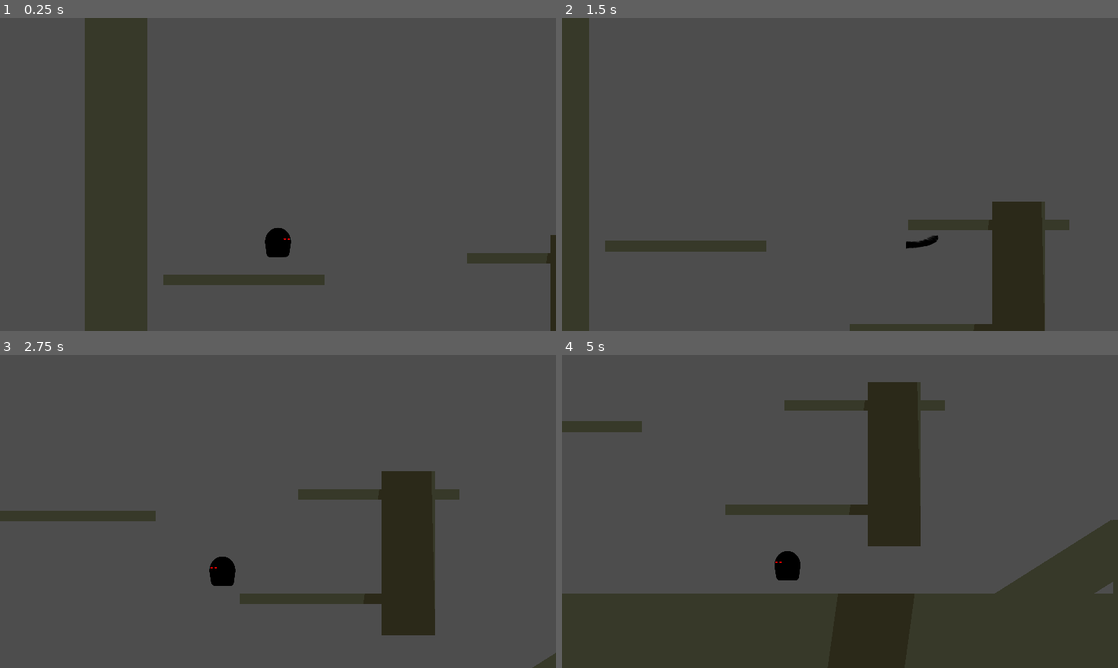
Above: before the commit, frames 1-4 (two rows, left to right).
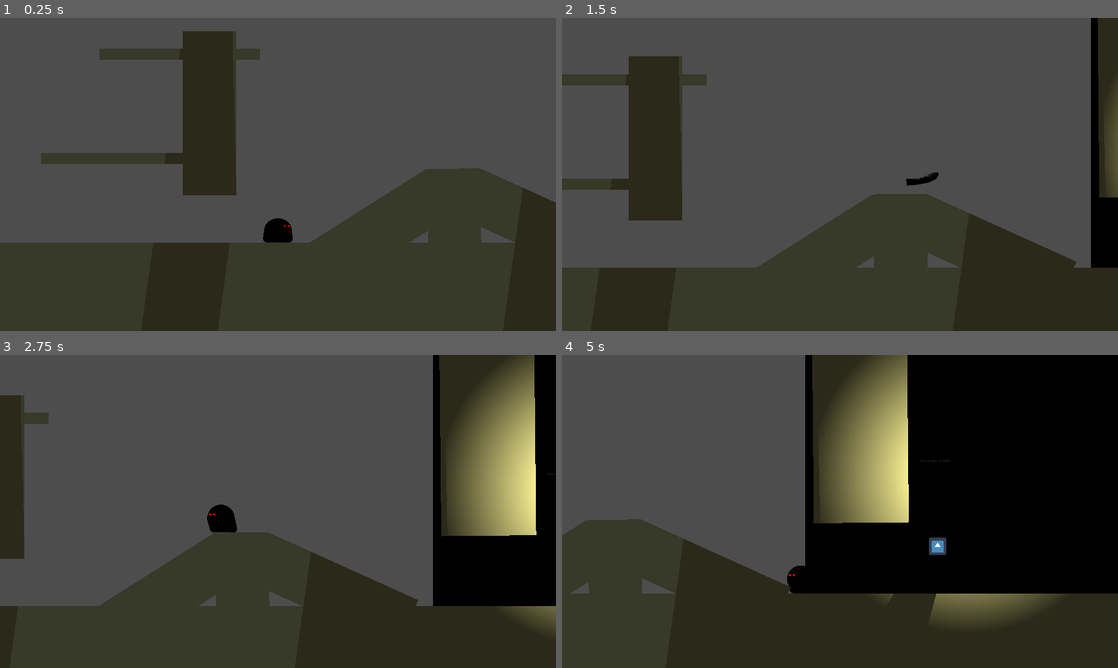
Above: after the commit, the same moments.

Repository: atiixx/piratesoftware_gamejam15
Game: Godot game, scene res://scenes/test_area.tscn
Two runs of this game, one before a commit and one after it. Both use one fixed random seed, a clock stepped at 60 frames per second and the inputs below. The engine's default icon, where the game draws it, is replaced by a stand-in: a white triangle on a blue panel in a dark square.
Inputs (mouse positions are in pixels of both pictures, inside the frame that each line leads up to):
- Up to frame 1 (0.25 s): no input
- Up to frame 2 (1.5 s): move the mouse to (962, 158) at 0.52 s; hold D (right) from 0.53 s (still down); tap Space (jump) at 0.6, 0.77, 1.07 s; move the mouse to (728, 190) at 1.27 s; click (728, 190) at 1.35 s
- Up to frame 3 (2.75 s): tap Space (jump) at 1.52, 1.55, 1.82, 2.1 s; move the mouse to (333, 442) at 2.02 s; release D (right) at 2.03 s; hold A (left) from 2.03 s (still down)
- Up to frame 4 (5 s): move the mouse to (812, 574) at 2.77 s; release A (left) at 2.78 s; hold D (right) 2.78-4.28 s; click (812, 574) at 2.85 s; tap Space (jump) at 3.02, 3.05, 3.32, 3.6, 3.77, 4.07, 4.52, 4.55, 4.82 s; move the mouse to (1006, 558) at 3.52 s; move the mouse to (673, 464) at 4.27 s; hold A (left) from 4.28 s (still down); click (673, 464) at 4.35 s

The runs differ from the first frame. In frame 1, 44% of the frame differs, in the area x 0-100%, y 0-100%; in frame 2, 39%; in frame 3, 50%; in frame 4, 51%, in the area x 0-100%, y 0-84%.
Error in both runs: Invalid assignment of property or key 'state_machine' with value of type 'Node (ModeStateMachine)' on a base object of type 'Node (BasicModeState.gd)'. (res://…

Commit message:
feat: slope movement working

Diff:
--- /dev/null
+++ b/enums.gd
@@ -0,0 +1,16 @@
+extends Node
+
+enum WALL_DIRECTION {
+	NONE,
+	LEFT,
+	RIGHT
+}
+
+# Called when the node enters the scene tree for the first time.
+func _ready():
+	pass # Replace with function body.
+
+
+# Called every frame. 'delta' is the elapsed time since the previous frame.
+func _process(delta):
+	pass
--- a/levels/level_1.tscn
+++ b/levels/level_1.tscn
@@ -1,30 +1,40 @@
-[gd_scene load_steps=9 format=3 uid="uid://dldtk1vgx8m7r"]
+[gd_scene load_steps=11 format=3 uid="uid://dldtk1vgx8m7r"]
 
 [ext_resource type="PackedScene" uid="uid://srkw64ecilf1" path="res://scenes/terrain/polygon_terrain.tscn" id="1_5qvht"]
 [ext_resource type="Shader" path="res://shaders/terrain/polygon_inside.gdshader" id="2_6pnvf"]
 [ext_resource type="PackedScene" uid="uid://6n2wgches1ia" path="res://scenes/player/player.tscn" id="3_b6xq5"]
 
-[sub_resource type="ShaderMaterial" id="ShaderMaterial_7e4de"]
+[sub_resource type="ShaderMaterial" id="ShaderMaterial_67b1g"]
 shader = ExtResource("2_6pnvf")
 shader_parameter/color = null
 shader_parameter/highlight_color = null
 
-[sub_resource type="ShaderMaterial" id="ShaderMaterial_ux1jk"]
+[sub_resource type="ShaderMaterial" id="ShaderMaterial_7cabt"]
 shader = ExtResource("2_6pnvf")
 shader_parameter/color = null
 shader_parameter/highlight_color = null
 
-[sub_resource type="ShaderMaterial" id="ShaderMaterial_6x4hu"]
+[sub_resource type="ShaderMaterial" id="ShaderMaterial_bqkhi"]
 shader = ExtResource("2_6pnvf")
 shader_parameter/color = null
 shader_parameter/highlight_color = null
 
-[sub_resource type="ShaderMaterial" id="ShaderMaterial_6w2mj"]
+[sub_resource type="ShaderMaterial" id="ShaderMaterial_128st"]
 shader = ExtResource("2_6pnvf")
 shader_parameter/color = null
 shader_parameter/highlight_color = null
 
-[sub_resource type="ShaderMaterial" id="ShaderMaterial_0y82l"]
+[sub_resource type="ShaderMaterial" id="ShaderMaterial_eybgo"]
+shader = ExtResource("2_6pnvf")
+shader_parameter/color = null
+shader_parameter/highlight_color = null
+
+[sub_resource type="ShaderMaterial" id="ShaderMaterial_0y0gj"]
+shader = ExtResource("2_6pnvf")
+shader_parameter/color = null
+shader_parameter/highlight_color = null
+
+[sub_resource type="ShaderMaterial" id="ShaderMaterial_6ismq"]
 shader = ExtResource("2_6pnvf")
 shader_parameter/color = null
 shader_parameter/highlight_color = null
@@ -34,33 +44,45 @@
 [node name="Map" type="Node" parent="."]
 
 [node name="Polygon2D2" parent="Map" instance=ExtResource("1_5qvht")]
-material = SubResource("ShaderMaterial_7e4de")
+material = SubResource("ShaderMaterial_67b1g")
 position = Vector2(0, -203)
 polygon = PackedVector2Array(-68, -753, 2707, -730, 2733, 520, 2444, 520, 2124, 386, 2116.02, 268.142, -89, 276)
-vertex_colors = PackedColorArray(0.151555, 0.141411, 0, 1, 0.851335, 0.144242, 0, 1, 0.857211, 0.849858, 0, 1, 0.401507, 0.990203, 0, 1, 0.0933265, 0.79089, 0, 1, 0.159247, 0.865907, 0, 1, 0.143482, 0.850564, 0, 1)
+vertex_colors = PackedColorArray(0.151555, 0.141411, 0, 1, 0.851335, 0.144242, 0, 1, 0.857211, 0.849858, 0, 1, 0.401507, 0.990203, 0, 1, 0.0933278, 0.790891, 0, 1, 0.159249, 0.865908, 0, 1, 0.143482, 0.850564, 0, 1)
 
 [node name="Plattform" parent="Map" instance=ExtResource("1_5qvht")]
-material = SubResource("ShaderMaterial_ux1jk")
+material = SubResource("ShaderMaterial_7cabt")
 position = Vector2(1212, 1012)
 polygon = PackedVector2Array(-150, -40, 150, -40, 150, 40, -150, 40)
 vertex_colors = PackedColorArray(0.146447, 0.146447, 0, 1, 0.853553, 0.146447, 0, 1, 0.853553, 0.853553, 0, 1, 0.146447, 0.853553, 0, 1)
 
 [node name="Plattform4" parent="Map" instance=ExtResource("1_5qvht")]
-material = SubResource("ShaderMaterial_6x4hu")
+material = SubResource("ShaderMaterial_bqkhi")
+position = Vector2(1594, 849)
+polygon = PackedVector2Array(-150, -40, 150, -40, 150, 40, -150, 40)
+vertex_colors = PackedColorArray(0.146447, 0.146447, 0, 1, 0.853553, 0.146447, 0, 1, 0.853553, 0.853553, 0, 1, 0.146447, 0.853553, 0, 1)
+
+[node name="Plattform5" parent="Map" instance=ExtResource("1_5qvht")]
+material = SubResource("ShaderMaterial_128st")
 position = Vector2(1594, 849)
 polygon = PackedVector2Array(-150, -40, 150, -40, 150, 40, -150, 40)
 vertex_colors = PackedColorArray(0.146447, 0.146447, 0, 1, 0.853553, 0.146447, 0, 1, 0.853553, 0.853553, 0, 1, 0.146447, 0.853553, 0, 1)
 
 [node name="Plattform3" parent="Map" instance=ExtResource("1_5qvht")]
-material = SubResource("ShaderMaterial_6w2mj")
+material = SubResource("ShaderMaterial_eybgo")
 position = Vector2(2034, 671)
 polygon = PackedVector2Array(-150, -40, 150, -40, 150, 40, -150, 40)
 vertex_colors = PackedColorArray(0.146447, 0.146447, 0, 1, 0.853553, 0.146447, 0, 1, 0.853553, 0.853553, 0, 1, 0.146447, 0.853553, 0, 1)
 
 [node name="Polygon2D" parent="Map" instance=ExtResource("1_5qvht")]
-material = SubResource("ShaderMaterial_0y82l")
-polygon = PackedVector2Array(-1865, -782, -67, -754, -53, 1021, 917, 1017, 919, 1141, 1345, 1359, 2336, 1353, 2344, 528, 2989, 492, 2989, -277, 8475, -320, 8493, 3169, -2161, 3078)
-vertex_colors = PackedColorArray(0.163098, 0.130545, 0, 1, 0 …(171 unchanged characters)… 82, 0, 1, 0.136729, 0.156439, 0, 1, 0.145064, 0.147835, 0, 1, 0.851248, 0.144157, 0, 1, 0.852955, 0.854151, 0, 1, 0.131732, 0.838199, 0, 1)
+material = SubResource("ShaderMaterial_0y0gj")
+polygon = PackedVector2Array(-1865, -782, -67, -754, -53, 1021, 917, 1017, 919, 1141, 1345, 1359, 2336, 1353, 2344, 528, 2989, 492, 2989, -277, 10523, -355, 10510, 3150, -2161, 3078)
+vertex_colors = PackedColorArray(0.163098, 0.130545, 0, 1, 0 …(171 unchanged characters)… 82, 0, 1, 0.136729, 0.156439, 0, 1, 0.144621, 0.148281, 0, 1, 0.852377, 0.145274, 0, 1, 0.851889, 0.85521, 0, 1, 0.132215, 0.838725, 0, 1)
+
+[node name="Polygon2D3" parent="Map" instance=ExtResource("1_5qvht")]
+material = SubResource("ShaderMaterial_6ismq")
+polygon = PackedVector2Array(3974, -2565, 10318, -2606, 10318, -756, 9517, -776, 9524, -2189, 4411, -2148, 4438, -514, 3779, -507, 3745, -2606)
+vertex_colors = PackedColorArray(0.542623, 0.00182003, 0, 1, 0.852409, 0.145306, 0, 1, 0.849113, 0.857939, 0, 1, 0.141198, 0.848225, 0, 1, 0.146989, 0.854095, 0, 1, 0.857865, 0.849189, 0, 1, 0.858319, 0.848723, 0, 1, 0.151219, 0.858262, 0, 1, 0.176015, 0.119167, 0, 1)
 
 [node name="Player" parent="." instance=ExtResource("3_b6xq5")]
-position = Vector2(40, 912)
+position = Vector2(40, 867)
+jump_speed = -700.0
--- a/project.godot
+++ b/project.godot
@@ -14,6 +14,10 @@
 run/main_scene="res://scenes/test_area.tscn"
 config/features=PackedStringArray("4.2", "Forward Plus")
 config/icon="res://icon.svg"
+
+[autoload]
+
+Enums="*res://enums.gd"
 
 [display]
 
--- a/scenes/player/player.tscn
+++ b/scenes/player/player.tscn
@@ -34,8 +34,8 @@
 [ext_resource type="Texture2D" uid="uid://blksbr7k6xhyq" path="res://art/character/DownAttack/downattack3.png" id="27_echa3"]
 [ext_resource type="Texture2D" uid="uid://c2yo1eufcewkd" path="res://art/character/DownAttack/downattack4.png" id="28_sj6nu"]
 
-[sub_resource type="RectangleShape2D" id="RectangleShape2D_lfew3"]
-size = Vector2(94, 100)
+[sub_resource type="CircleShape2D" id="CircleShape2D_8oj0n"]
+radius = 50.0
 
 [sub_resource type="RectangleShape2D" id="RectangleShape2D_orqac"]
 size = Vector2(60, 100)
@@ -562,10 +562,11 @@
 floor_snap_length = 9.0
 script = ExtResource("1_y3w28")
 speed = 750.0
+jump_speed = -1000.0
 
 [node name="CollisionShape2D" type="CollisionShape2D" parent="."]
 rotation = 3.14159
-shape = SubResource("RectangleShape2D_lfew3")
+shape = SubResource("CircleShape2D_8oj0n")
 
 [node name="WallCollisionShape2DLeft" type="CollisionShape2D" parent="."]
 position = Vector2(-17, 0)
@@ -603,13 +604,15 @@
 debug_color = Color(0.984236, 0, 0.345506, 0.42)
 
 [node name="SlideCollisionShape2D" type="CollisionShape2D" parent="."]
+visible = false
 position = Vector2(0, 22)
 shape = SubResource("RectangleShape2D_a6y4r")
+disabled = true
 
 [node name="Sprite2D" type="Sprite2D" parent="."]
 position = Vector2(0, -2)
 scale = Vector2(0.24, 0.24)
-texture = ExtResource("3_v2sxa")
+texture = ExtResource("2_glryq")
 
 [node name="AttackSprite2D" type="Sprite2D" parent="Sprite2D"]
 visible = false
@@ -685,4 +688,30 @@
 wait_time = 0.1
 one_shot = true
 
+[node name="Raycasts" type="Node2D" parent="."]
+
+[node name="FloorDetection" type="RayCast2D" parent="Raycasts"]
+position = Vector2(5, 0)
+target_position = Vector2(0, 80)
+
+[node name="FloorDetection2" type="RayCast2D" parent="Raycasts"]
+position = Vector2(-5, 0)
+target_position = Vector2(0, 80)
+
+[node name="LUpWallDetection" type="RayCast2D" parent="Raycasts"]
+position = Vector2(0, -30)
+target_position = Vector2(-50, 0)
+
+[node name="RUpWallDetection" type="RayCast2D" parent="Raycasts"]
+position = Vector2(0, -30)
+target_position = Vector2(50, 0)
+
+[node name="LDownWallDetection" type="RayCast2D" parent="Raycasts"]
+position = Vector2(0, 30)
+target_position = Vector2(-50, 0)
+
+[node name="RDownWallDetection" type="RayCast2D" parent="Raycasts"]
+position = Vector2(0, 30)
+target_position = Vector2(50, 0)
+
 [connection signal="timeout" from="AttackCooldown" to="." method="_on_cd_timer_timeout"]
--- a/scenes/test_area.tscn
+++ b/scenes/test_area.tscn
@@ -287,4 +287,5 @@
 shadow_enabled = true
 
 [node name="Player" parent="." instance=ExtResource("1_vnexx")]
-position = Vector2(1048, -254)
+position = Vector2(2402, 504)
+jump_speed = -700.0
--- a/scripts/player/player.gd
+++ b/scripts/player/player.gd
@@ -13,6 +13,14 @@
 @onready var down_attack_sprite := $Sprite2D/DownAttackSprite2D
 
 @onready var attack_cd_timer := $AttackCooldown
+@onready var character_state_machine = $CharacterStateMachine
+#Raycasts
+@onready var floor_raycast: RayCast2D = $Raycasts/FloorDetection
+@onready var floor_raycast2: RayCast2D = $Raycasts/FloorDetection2
+@onready var l_up_wall_raycast = $Raycasts/LUpWallDetection
+@onready var r_up_wall_raycast = $Raycasts/RUpWallDetection
+@onready var l_down_wall_raycast = $Raycasts/LDownWallDetection
+@onready var r_down_wall_raycast = $Raycasts/RDownWallDetection
 
 #Collision Shapes
 @onready var collision_shape = $CollisionShape2D
@@ -61,6 +69,7 @@
 	# Add the gravity.
 	velocity.y += gravity * delta
 
+
 func set_attacking(value):
 	is_attacking = value
 	if !value:
@@ -68,4 +77,5 @@
 
 
 func _on_cd_timer_timeout():
-	can_attack = true
+	if character_state_machine.state.name != "Wall":
+		can_attack = true
--- a/scripts/states/characters/player/PlayerFallState.gd
+++ b/scripts/states/characters/player/PlayerFallState.gd
@@ -16,10 +16,13 @@
 	handle_basic_movement(_delta)
 	player.move_and_slide()
 	check_for_transition()
+	handle_slope_rotation()
+
 
 # Virtual function. Called by the state machine upon changing the active state. The `msg` parameter
 # is a dictionary with arbitrary data the state can use to initialize itself.
 func enter(_msg := {}) -> void:
+	name = "Fall"
 	player.gravity *= 2
 	pass
 
@@ -36,6 +39,6 @@
 	if(player.is_on_floor()):
 		state_machine.transition_to("Walking")
 		player.anim_tree_playback.travel("Walk")
-	if(player.is_on_wall_only() and get_wall_press_state() != WALL_DIRECTION.NONE):
+	if(player.is_on_wall_only() and get_wall_press_state() != Enums.WALL_DIRECTION.NONE):
 		state_machine.transition_to("Wall")
 		player.anim_tree_playback.travel("Wall")
--- a/scripts/states/characters/player/PlayerIdleState.gd
+++ b/scripts/states/characters/player/PlayerIdleState.gd
@@ -16,6 +16,8 @@
 	handle_basic_movement(_delta)
 	check_for_transitions()
 	player.move_and_slide()
+	handle_slope_rotation()
+
 
 # Virtual function. Called by the state machine upon changing the active state. The `msg` parameter
 # is a dictionary with arbitrary data the state can use to initialize itself.
@@ -38,6 +40,6 @@
 	if((Input.is_action_just_pressed("left") or Input.is_action_just_pressed("right")) and !player.is_on_wall()):
 		state_machine.transition_to("Walking")
 		player.anim_tree_playback.travel("Walk")
-	if(player.is_on_wall_only() and get_wall_press_state() != WALL_DIRECTION.NONE):
+	if(player.is_on_wall_only() and get_wall_press_state() != Enums.WALL_DIRECTION.NONE):
 		state_machine.transition_to("Wall")
 		player.anim_tree_playback.travel("Wall")
--- a/scripts/states/characters/player/PlayerJumpState.gd
+++ b/scripts/states/characters/player/PlayerJumpState.gd
@@ -17,6 +17,8 @@
 	handle_basic_movement(_delta)
 	player.move_and_slide()
 	check_for_transition()
+	handle_slope_rotation()
+
 
 
 # Virtual function. Called by the state machine upon changing the active state. The `msg` parameter
@@ -25,12 +27,12 @@
 	if !_msg.has("no_boost"):
 		player.velocity.y = player.jump_speed
 	match get_wall_press_state():
-		WALL_DIRECTION.NONE:
+		Enums.WALL_DIRECTION.NONE:
 			pass
-		WALL_DIRECTION.LEFT:
+		Enums.WALL_DIRECTION.LEFT:
 			wall_dash = true
 			player.velocity.x += 1000
-		WALL_DIRECTION.RIGHT:
+		Enums.WALL_DIRECTION.RIGHT:
 			wall_dash = true
 			player.velocity.x -= 1000
 
@@ -42,12 +44,12 @@
 	wall_dash = false
 
 func check_for_transition():
-	if(!player.is_on_floor() and player.velocity.y > 0 and get_wall_press_state() == WALL_DIRECTION.NONE):
+	if(!player.is_on_floor() and player.velocity.y > 0 and get_wall_press_state() == Enums.WALL_DIRECTION.NONE):
 		state_machine.transition_to("Fall")
 		player.anim_tree_playback.travel("Fall")
 	if((Input.is_action_just_pressed("left") or Input.is_action_just_pressed("right")) and player.is_on_floor() and !player.is_on_wall()):
 		state_machine.transition_to("Walking")
 		player.anim_tree_playback.travel("Walk")
-	if(player.is_on_wall_only() and get_wall_press_state() != WALL_DIRECTION.NONE):
+	if(player.is_on_wall_only() and get_wall_press_state() != Enums.WALL_DIRECTION.NONE):
 		state_machine.transition_to("Wall")
 		player.anim_tree_playback.travel("Wall")
--- a/scripts/states/characters/player/PlayerState.gd
+++ b/scripts/states/characters/player/PlayerState.gd
@@ -3,11 +3,6 @@
 class_name PlayerState
 extends StateBase
 
-enum WALL_DIRECTION {
-	NONE,
-	LEFT,
-	RIGHT
-}
 # Typed reference to the player node.
 var player: Player
 var wall_dash := false
@@ -56,6 +51,25 @@
 		else:
 			player.velocity.x = lerp(player.velocity.x, 0.0, 1)
 
+
+func handle_slope_rotation():
+	var different_collisions = false
+	if player.floor_raycast.is_colliding() and player.floor_raycast2.is_colliding():
+		var floor_collision_normal1 = player.floor_raycast.get_collision_normal()
+		var floor_collision_normal2 = player.floor_raycast2.get_collision_normal()
+		var normal_distance = (floor_collision_normal1 - floor_collision_normal2).length()
+		different_collisions = normal_distance > 0.05
+		if !different_collisions:
+			player.rotation = lerp(player.rotation, player.floor_raycast.get_collision_normal().angle() + PI / 2, 0.5)
+			player.floor_raycast.rotation = -player.rotation
+			player.floor_raycast2.rotation = -player.rotation
+
+	if !player.floor_raycast.is_colliding() and !player.floor_raycast2.is_colliding():
+		player.rotation = 0
+		player.floor_raycast.rotation = 0
+		player.floor_raycast2.rotation = 0
+
+
 # Returns direction of Wall via WALL_DIRECTION Enum if player is pressed against a wall
 func get_wall_press_state():
 	if player.is_on_wall_only():
@@ -64,11 +78,11 @@
 		if collision:
 			var normal = collision.get_normal()
 			if normal.x > 0 and direction < 0:
-				return WALL_DIRECTION.LEFT
+				return Enums.WALL_DIRECTION.LEFT
 			elif normal.x < 0 and direction > 0:  # Colliding with a wall on the left
-				return WALL_DIRECTION.RIGHT
+				return Enums.WALL_DIRECTION.RIGHT
 
-	return WALL_DIRECTION.NONE
+	return Enums.WALL_DIRECTION.NONE
 
 # Returns direction of Wall via WALL_DIRECTION Enum if player is standing next to a wall
 func get_wall_direction():
@@ -77,8 +91,8 @@
 		if collision:
 			var normal = collision.get_normal()
 			if normal.x > 0:  # Colliding with a wall on the right
-				return WALL_DIRECTION.LEFT
+				return Enums.WALL_DIRECTION.LEFT
 			elif normal.x < 0:  # Colliding with a wall on the left
-				return WALL_DIRECTION.RIGHT
+				return Enums.WALL_DIRECTION.RIGHT
 
-	return WALL_DIRECTION.NONE
+	return Enums.WALL_DIRECTION.NONE
--- a/scripts/states/characters/player/PlayerWalkingState.gd
+++ b/scripts/states/characters/player/PlayerWalkingState.gd
@@ -25,6 +25,7 @@
 	if !sliding:
 		handle_basic_movement(_delta)
 	player.move_and_slide()
+	handle_slope_rotation()
 	check_for_transition()
 
 
@@ -51,7 +52,7 @@
 	if(!player.is_on_floor() and player.velocity.y > 0 and !player.is_on_wall()):
 		state_machine.transition_to("Fall")
 		player.anim_tree_playback.travel("Fall")
-	if(player.is_on_wall_only() and get_wall_press_state() != WALL_DIRECTION.NONE):
+	if(player.is_on_wall_only() and get_wall_press_state() != Enums.WALL_DIRECTION.NONE):
 		state_machine.transition_to("Wall")
 		player.anim_tree_playback.travel("Wall")
 	if(!(Input.is_action_pressed("left") or Input.is_action_pressed("right")) and player.velocity.x == 0):
--- a/scripts/states/characters/player/PlayerWallState.gd
+++ b/scripts/states/characters/player/PlayerWallState.gd
@@ -18,26 +18,42 @@
 	player.gravity = player.base_gravity * 0.2
 	player.move_and_slide()
 	check_for_transition()
+	handle_slope_rotation()
+
 
 # Virtual function. Called by the state machine upon changing the active state. The `msg` parameter
 # is a dictionary with arbitrary data the state can use to initialize itself.
 func enter(_msg := {}) -> void:
+	player.can_attack = false
 	#Check where the wall is
 	match get_wall_press_state():
-		WALL_DIRECTION.LEFT:
+		Enums.WALL_DIRECTION.LEFT:
 			player.r_wall_collision_shape.disabled = true
 			player.l_wall_collision_shape.disabled = false
 			player.sprite.flip_h = false
-		WALL_DIRECTION.RIGHT:
+			player.attack_sprite.flip_v = false
+			player.attack_sprite.flip_h = false
+			player.down_attack_sprite.flip_v = false
+			player.down_attack_sprite.flip_h = false
+			player.attack_sprite.position.x = player.attack_sprite_pos.x
+			player.attack_collision_shape.position.x = player.attack_collision_shape_pos.x
+		Enums.WALL_DIRECTION.RIGHT:
 			player.l_wall_collision_shape.disabled = true
 			player.r_wall_collision_shape.disabled = false
 			player.sprite.flip_h = true
+			player.attack_sprite.flip_v = false
+			player.attack_sprite.flip_h = true
+			player.down_attack_sprite.flip_v = false
+			player.down_attack_sprite.flip_h = true
+			player.attack_sprite.position.x = player.attack_sprite_pos.x * -1
+			player.attack_collision_shape.position.x = player.attack_collision_shape_pos.x * -1
 	player.collision_shape.disabled = true
 
 
 # Virtual function. Called by the state machine before changing the active state. Use this function
 # to clean up the state.
 func exit() -> void:
+	player.can_attack = true
 	player.gravity = player.base_gravity
 	player.collision_shape.disabled = false
 	player.l_wall_collision_shape.disabled = true
@@ -47,7 +63,7 @@
 	if(Input.is_action_just_pressed("jump")):
 		state_machine.transition_to("Jump")
 		player.anim_tree_playback.travel("Jump")
-	if(get_wall_press_state() == WALL_DIRECTION.NONE):
+	if(get_wall_press_state() == Enums.WALL_DIRECTION.NONE):
 		if(player.velocity.y < 0):
 			state_machine.transition_to("Jump", {"no_boost": true})
 			player.anim_tree_playback.travel("Jump")
--- /dev/null
+++ b/wall_direction.gd
@@ -0,0 +1,16 @@
+extends Node
+
+enum WALL_DIRECTION {
+	NONE,
+	LEFT,
+	RIGHT
+}
+
+# Called when the node enters the scene tree for the first time.
+func _ready():
+	pass # Replace with function body.
+
+
+# Called every frame. 'delta' is the elapsed time since the previous frame.
+func _process(delta):
+	pass
Not shown: 3 places in scenes/terrain/polygon_terrain.tscn that only renumber resources
